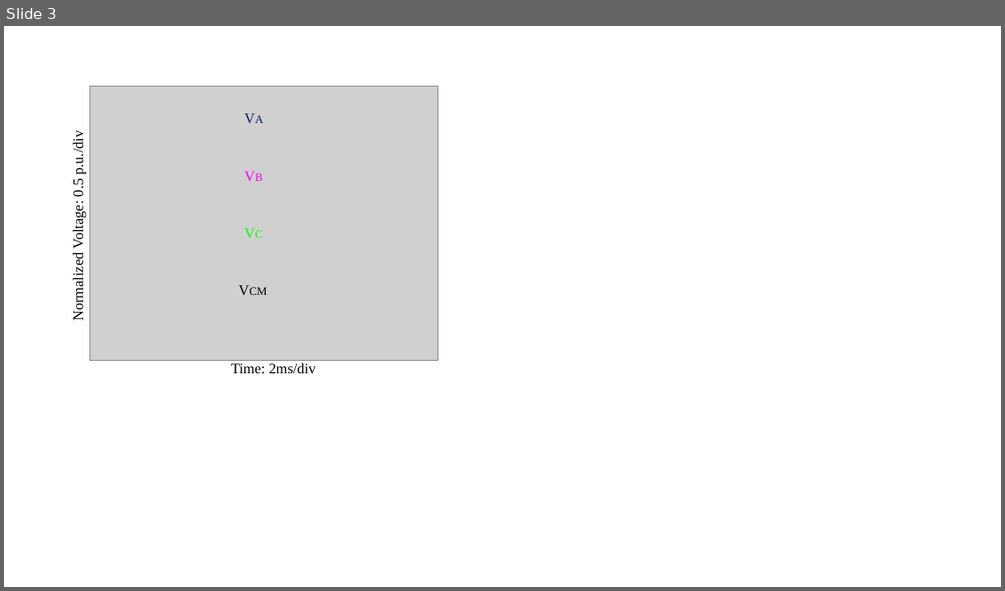
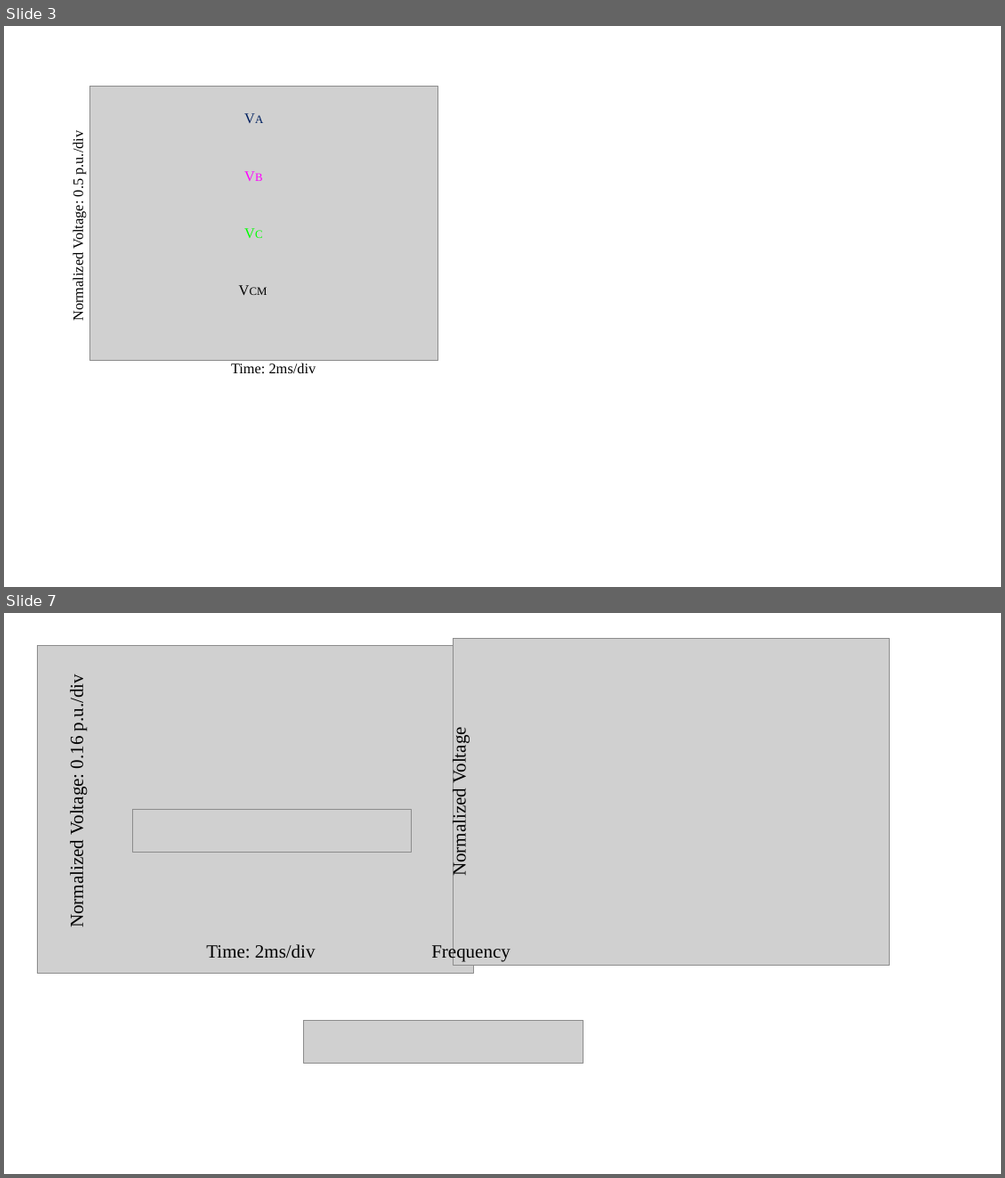
Before and after one commit to EnesAyaz/KTH, a slide deck: ECCE-2025/Simulation/Simulation.pptx. Shown one above the other, each under a label of ours: slide 3 before the commit, slides 3 and 7 after it; the slides between them are not shown. The pictures are 1005x591 and 1005x1178 pixels, drawn with LibreOffice and Linux fonts; fonts in the diff are those of the drawing; grey boxes stand for pictures. Boxes give left, top, right and bottom in pixels: in the first picture for what was removed or moved away, otherwise in the second. Text is boxed around its words. In the diff, an @@ line names an element or a change of style, - is before the commit and + after.

```diff
--- a/ECCE-2025/Simulation/Simulation.pptx
+++ b/ECCE-2025/Simulation/Simulation.pptx
@@ slide 7 added at (x1=4, y1=613, x2=1001, y2=1174), background #FFFFFF @@
@@ picture added at (x1=453, y1=639, x2=889, y2=966) @@
@@ picture added at (x1=37, y1=646, x2=473, y2=973) @@
@@ picture added at (x1=614, y1=665, x2=867, y2=698) @@
@@ text added at (x1=66, y1=680, x2=87, y2=925), 18 pt, text #000000 @@
+Normalized Voltage: 0.16 p.u./div
@@ picture added at (x1=616, y1=700, x2=871, y2=733) @@
@@ text added at (x1=449, y1=732, x2=469, y2=874), 18 pt, text #000000 @@
+Normalized Voltage
@@ picture added at (x1=133, y1=809, x2=411, y2=852) @@
@@ picture added at (x1=205, y1=897, x2=313, y2=927) @@
@@ text added at (x1=206, y1=944, x2=316, y2=958), 18 pt, text #000000 @@
+Time: 2ms/div
@@ text added at (x1=431, y1=942, x2=510, y2=961), 18 pt, text #000000 @@
+Frequency
@@ picture added at (x1=303, y1=1021, x2=583, y2=1063) @@
```
Also in this commit, not shown: 6 other slides added, 11 other files.
